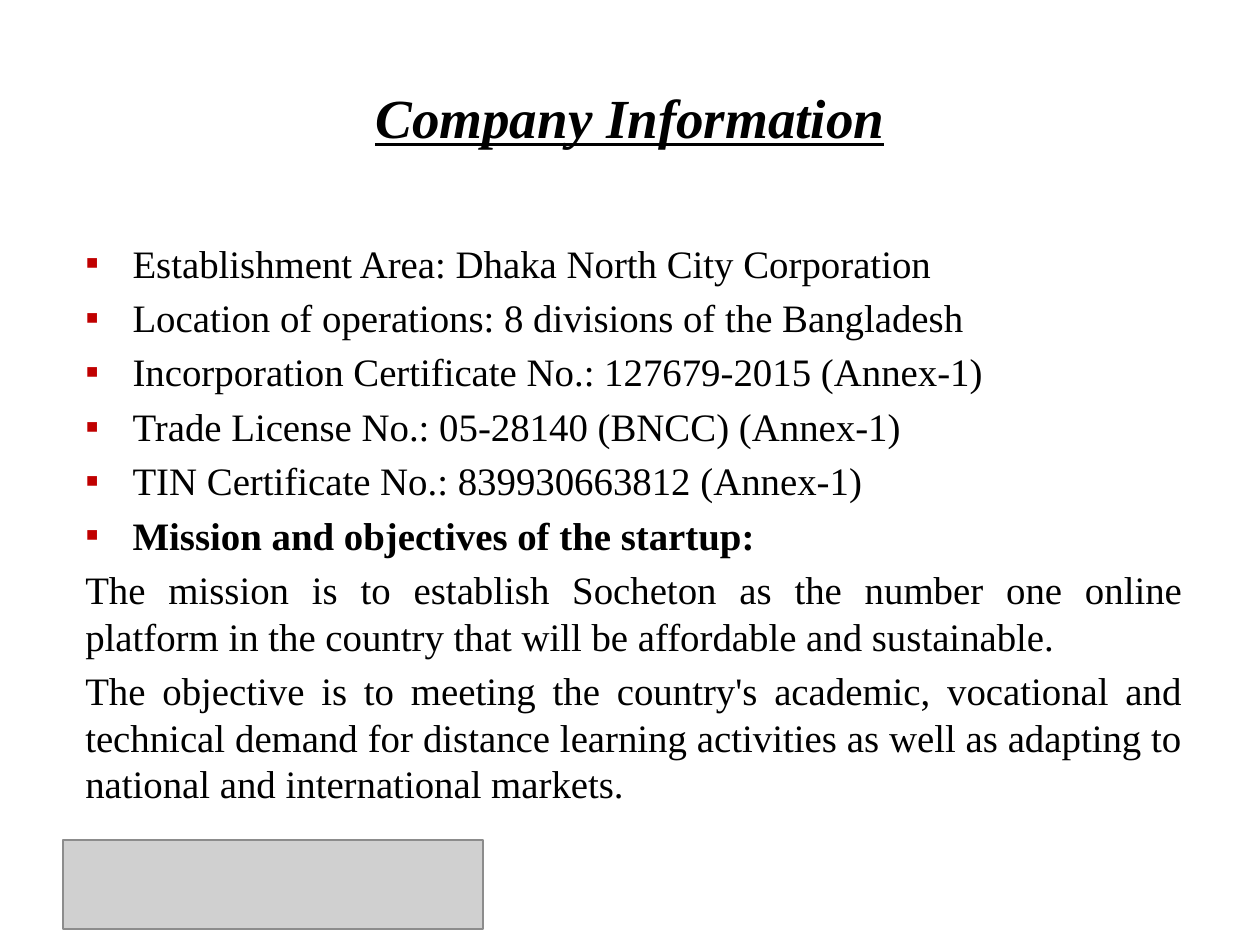
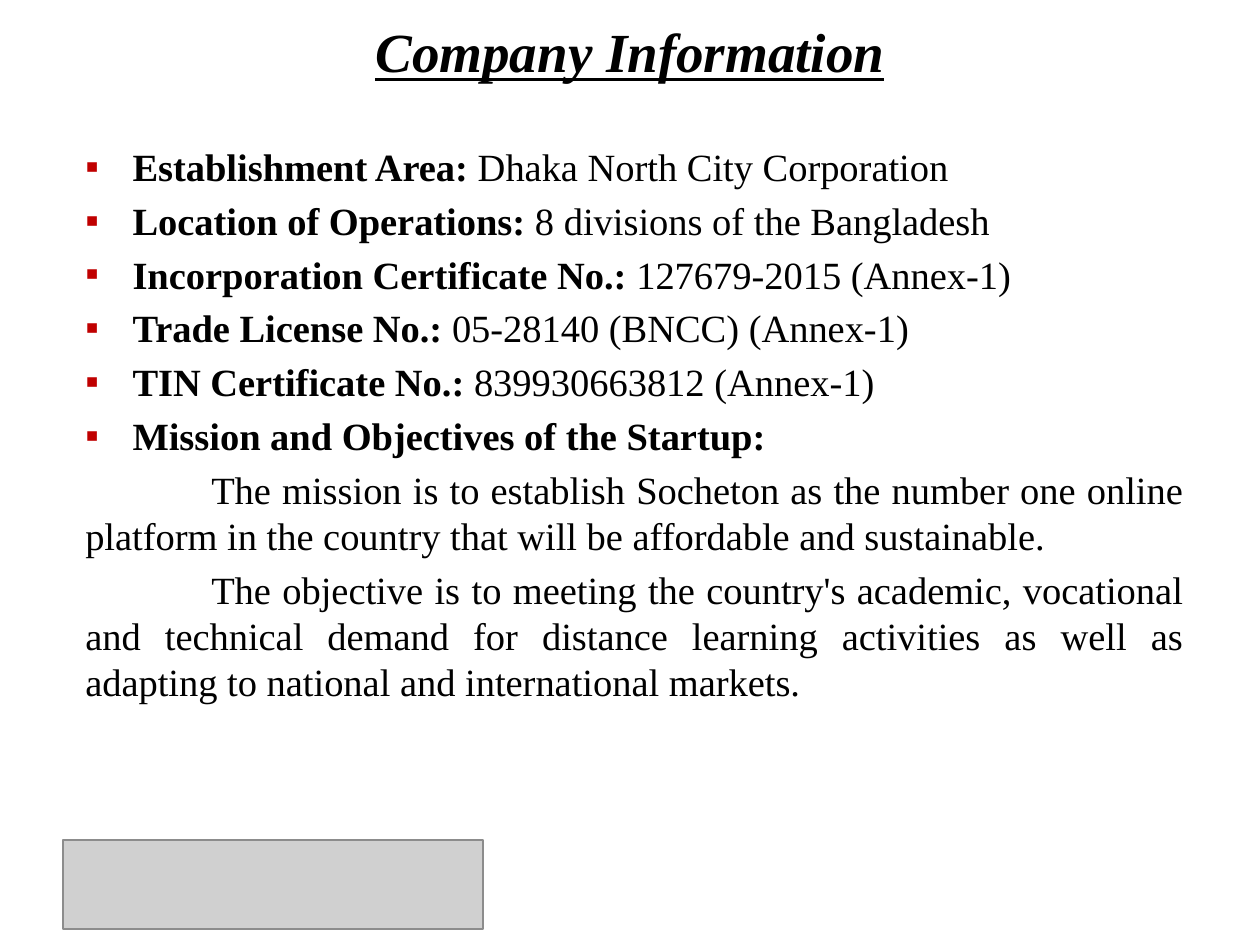
Before and after one commit to Shuvoneel/SRCL, a slide deck: slide 3 of Startup/Presentation_iDEA.pptx. Drawn at 1260x945 pixels with LibreOffice and Linux fonts; fonts in the diff are those of the drawing; grey boxes stand for pictures; background and template pictures are left out. Boxes give left, top, right and bottom in pixels: in the first picture for what was removed or moved away, otherwise in the second. Text is boxed around its words. In the diff, an @@ line names an element or a change of style, - is before the commit and + after.

```diff
--- a/Startup/Presentation_iDEA.pptx
+++ b/Startup/Presentation_iDEA.pptx
@@ title "Company Information": place and size @@
-title "Company Information" at [375, 99, 884, 149]
+title "Company Information" at [375, 33, 884, 83]
@@ text "Establishment Area: Dhaka North City ...": place and size @@
-text "Establishment Area: Dhaka North City ..." at [85, 251, 1182, 799]
+text "Establishment Area: Dhaka North City ..." at [85, 154, 1183, 705]
@@ text at [85, 154, 1183, 705]: size 22.2 to 22 pt in "Establishment Area: Dhaka North City Corporation", "Incorporation Certificate No.: 127679-2015 (Annex-1)", "Trade License No.: 05-28140 (BNCC) (Annex-1)", "TIN Certificate No.: 839930663812 (Annex-1)" and 2 more places; bold on in "Establishment Area:", "Incorporation Certificate No.:", "Trade License No.:", "TIN Certificate No.:" @@
@@ text at [133, 208, 989, 243]: text changed; size 22.2 to 22 pt @@
-▪ Location of operations: 8 divisions of the Bangladesh
+▪ Location of Operations: 8 divisions of the Bangladesh
@@ text at [133, 423, 766, 458]: text changed; size 22.2 to 22 pt @@
-▪ Mission and objectives of the startup:
+▪ Mission and Objectives of the Startup:
```
Also in this commit, not shown: 23 other slides changed, 22 other files.
